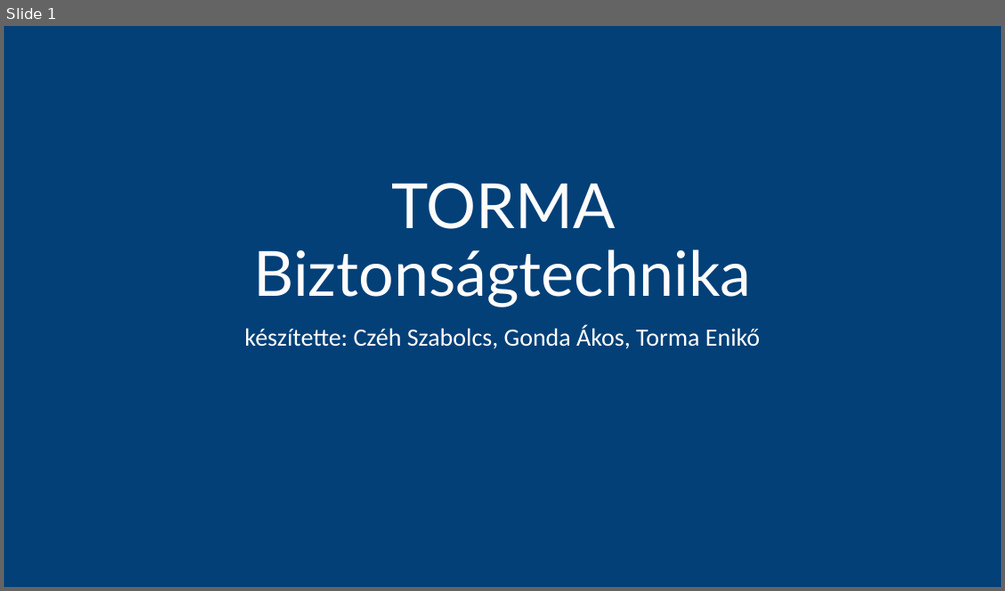
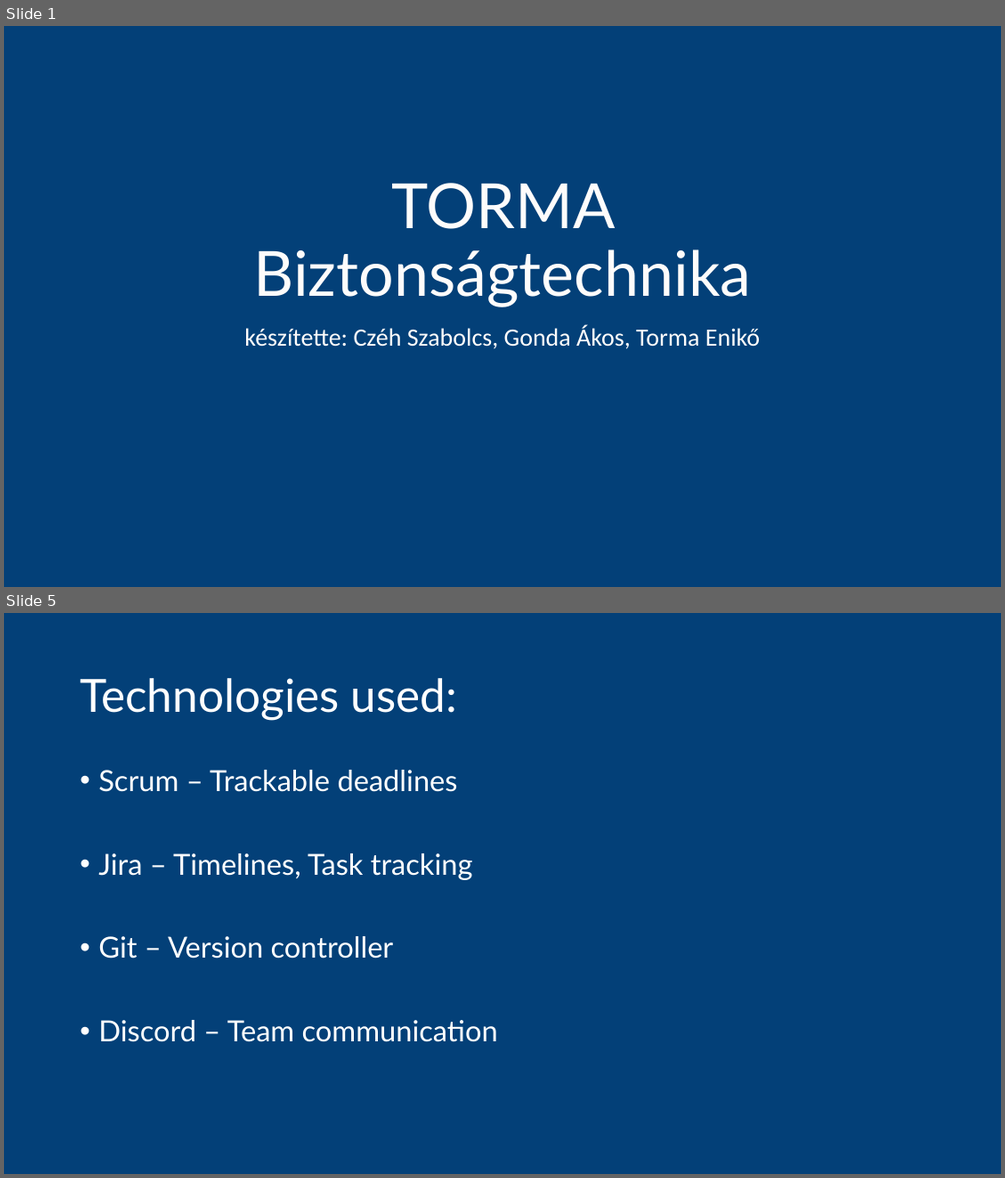
Before and after one commit to maggotstf2/mestermu, a slide deck: documentation/TORMA Biztonságtechnika.pptx. Shown one above the other, each under a label of ours: slide 1 before the commit, slides 1 and 5 after it; the slides between them are not shown. The pictures are 1005x591 and 1005x1178 pixels, drawn with LibreOffice and Linux fonts; fonts in the diff are those of the drawing. Boxes give left, top, right and bottom in pixels: in the first picture for what was removed or moved away, otherwise in the second. Text is boxed around its words. In the diff, an @@ line names an element or a change of style, - is before the commit and + after.

```diff
--- a/documentation/TORMA Biztonságtechnika.pptx
+++ b/documentation/TORMA Biztonságtechnika.pptx
@@ slide 5 added at box(4, 613, 1001, 1174), background #034078 @@
@@ title added at box(80, 678, 457, 720), 44 pt, text #FFFFFF @@
+Technologies used:
@@ text added at box(98, 770, 498, 1042), 28 pt, text #FFFFFF @@
+• Scrum – Trackable deadlines
+• Jira – Timelines, Task tracking
+• Git – Version controller
+• Discord – Team communication
```
Also in this commit, not shown: 3 other slides added.
